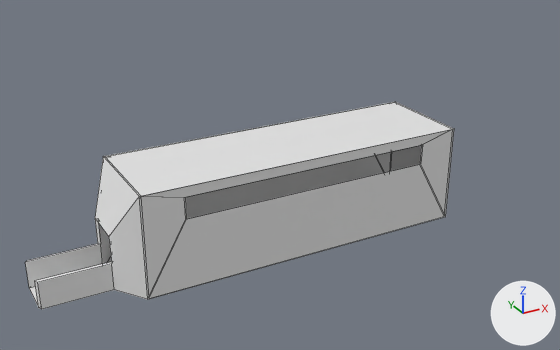
The Blender file Assets/Models/train_passenger.blend, before and after one commit.
The view is the same before and after, from a 50 mm lens placed at (-18.0, -31.1, 19.0), pointed at (-0.8, 0.1, 3.3). Lighting does not change. The marker at lower right points along +X, +Y and +Z. Mesh edges are drawn as thin lines.
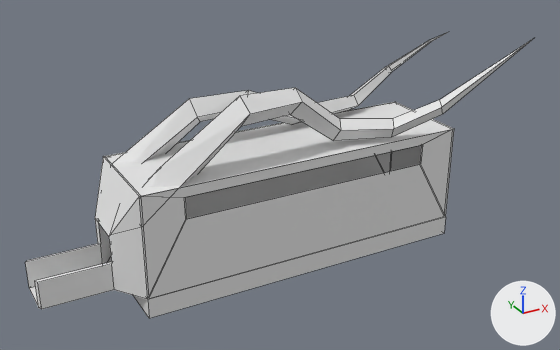
The edits, one by one:
me_cube_001 has 60 vertices, 55 faces and spans x -13.3..9.0, y -2.5..2.5, z 0.0..5.1.
me_cube_001 is used by ob_cube_001; location (0.0, 0.0, 0.0).
Verts and faces of me_cube_001; kept vertices keep their numbers, new ones are numbered from 60.
Before the commit, vertices of me_cube_001: 0 (-8.9, -2.5, 0.0) at pixel (147, 299), 1 (-8.9, 2.5, 0.0), 2 (8.0, 2.5, 0.0), 3 (8.0, -2.5, 0.0) at pixel (445, 216).
Part 1, on me_cube_001:
New vertices 60 to 63 stand at vertices 0 to 3, in that order, plus (0.0, 0.0, -1.0).
New faces: (2, 3, 63, 62), (0, 60, 63, 3), (0, 1, 61, 60), (1, 2, 62, 61).
Mesh me_cone_001 is new.
It has 29 vertices, 28 faces and spans x -0.1..5.1, y -0.2..4.2, z -27.7..-1.7.
Mesh me_cone_002 is new.
It has 28 vertices, 24 faces and spans x -2.0..5.1, y -0.1..3.8, z -27.8..-4.8.
Object 'Cone' (ob_cone) is new; it shows me_cone_001.
Its location is (15.12, 0.93, 7.92).
Its rotation in degrees is (0, 90, 0).
Its scale is (1.0, 0.934, 0.901).
Object 'Cone.001' (ob_cone_001) is new; it shows me_cone_002.
Its location is (15.12, -0.94, 7.92).
Its rotation in degrees is (0, 90, 0).
Its scale is (1.0, -0.934, 0.901).

Where the change shows, as pixel boxes (x1, y1, x2, y2) in the pictures (560 x 350 px):
'Cube.001', reshaped
    before: (25, 102, 454, 309)
    after: (25, 102, 454, 318)
'Cone.001', added
    after: (144, 39, 533, 187)
'Cone', added
    after: (113, 32, 448, 163)
part 1 of me_cube_001, added
    after: (133, 217, 446, 318)
